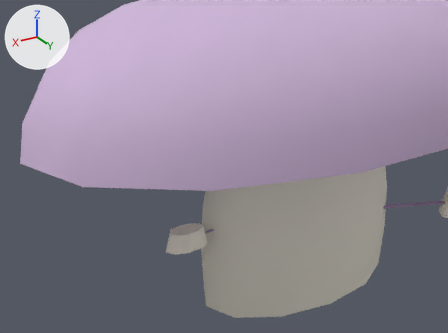
Two versions of the glTF model web-forest/public/model/species/gerronema-strombodes.glb, one commit apart.
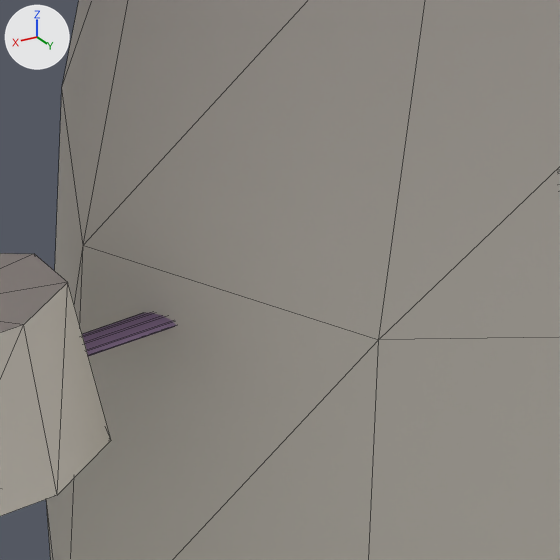
Each version appears first from a 50 mm lens placed at (0.3715, 0.4675, 0.386), pointed at (0.0923, 0.0021, 0.1534), and next in a close-up on the part from 44% to 57% of the width and 59% to 77% of the height. Every picture has the same lights, and +X, +Y and +Z are marked at upper left. The older version's two pictures come first. The close-ups show mesh edges as thin lines. Where no turn or scale is listed for an object, it has been applied to the vertices. Vertices at exactly the same position are counted once.

Objects in the first close-up: 'p1', 'stalk'.
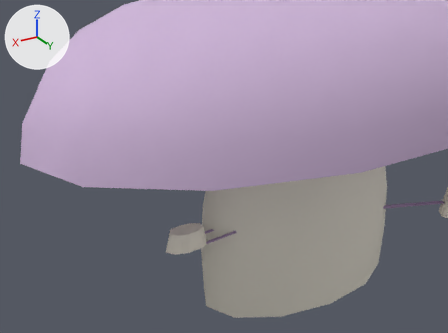
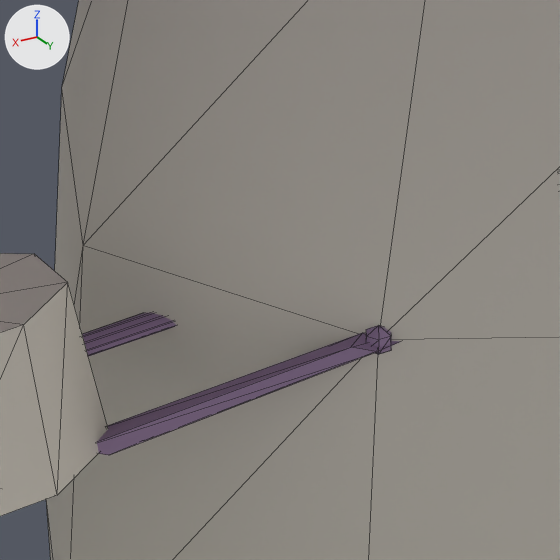
Location of each change, [x1, y1, x2, y2] in pixels of the close-ups (560 x 560 px):
'p1', reshaped: before [0, 253, 176, 516]; after [0, 253, 401, 516]
part 1 of me_mesh_2, added (purple): after [366, 325, 391, 354]
part 2 of me_mesh_2, added (purple): after [97, 333, 401, 455]

What changed in the scene script:
```text
Change me_mesh_2:
    used by ob_p1; location = (0.0, 0.0, 0.0925)
    remove me_mesh_2.from_pydata(...)  # 40 vertices, 72 faces; spans x -0.001..0.161, y -0.002..0.023, z -0.008..0.011
    add me_mesh_2.from_pydata(...)  # 65 vertices, 116 faces; spans x -0.001..0.161, y -0.002..0.033, z -0.008..0.011
    me_mesh_2 part 1: a new loose piece, a UV sphere (6 segments, 3 rings, poles along z) spanning x 0.0962..0.099, y 0.0302..0.0326, z 0.0039..0.0071, in mat_flat
    me_mesh_2 part 2
    11 vertices are added at x 0.095..0.122, y 0.013..0.033, z -0.008..0.006
    20 new faces join them
```
